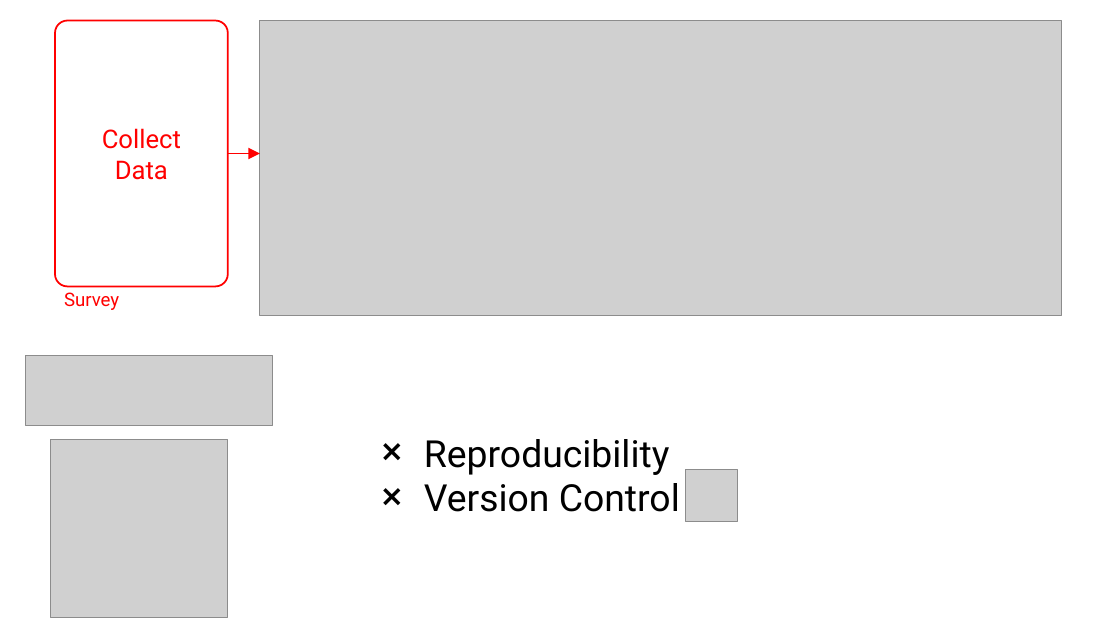
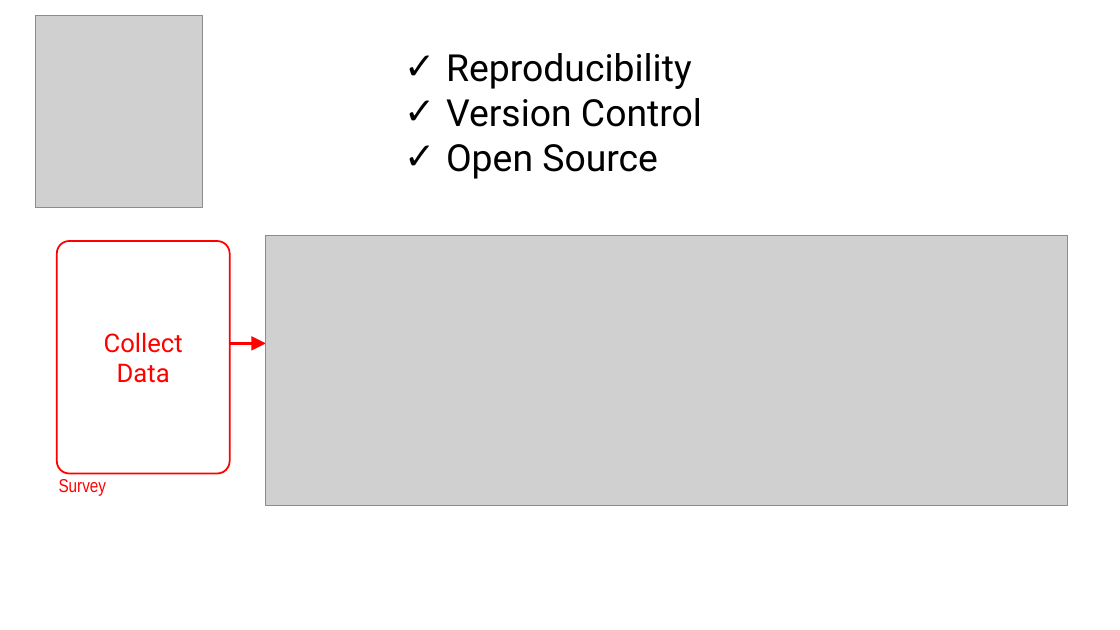
Before and after one commit to jhelvy/2025-posit-conf-surveydown, a slide deck: slide 9 of images/images.pptx. Drawn at 1120x630 pixels with LibreOffice and Linux fonts; fonts in the diff are those of the drawing; grey boxes stand for pictures. Boxes give left, top, right and bottom in pixels: in the first picture for what was removed or moved away, otherwise in the second. Text is boxed around its words. In the diff, an @@ line names an element or a change of style, - is before the commit and + after.

```diff
--- a/images/images.pptx
+++ b/images/images.pptx
@@ picture added at (35,16,202,208) @@
@@ picture removed at (260,20,1061,315) @@
@@ text "Reproducibility": place and size @@
-text "Reproducibility" at (424,439,680,512)
+text "Reproducibility" at (446,53,702,179)
@@ text at (446,53,702,127): bullet ❌ to ✓ @@
@@ text at (446,144,658,179): paragraph added @@
+✓ Open Source
@@ arrow removed from (228, 154) to (260, 154) @@
@@ picture added at (266,235,1068,506) @@
@@ rounded rectangle "Collect": place and size @@
-rounded rectangle "Collect" at (55,20,229,287)
+rounded rectangle "Collect" at (57,241,230,474)
@@ picture removed at (25,355,272,426) @@
@@ arrow added from (229, 344) to (266, 344), #FF0000 2.5 pt @@
@@ picture removed at (50,439,228,617) @@
@@ text "Survey": place and size @@
-text "Survey" at (64,292,119,310)
+text "Survey" at (59,479,106,496)
@@ text "Survey" at (59,479,106,496): font Roboto to Arial Narrow @@
@@ picture removed at (686,470,738,521) @@
```
Also in this commit, not shown: 5 other slides changed, 5 slides added, 5 slides removed, 16 other files.
